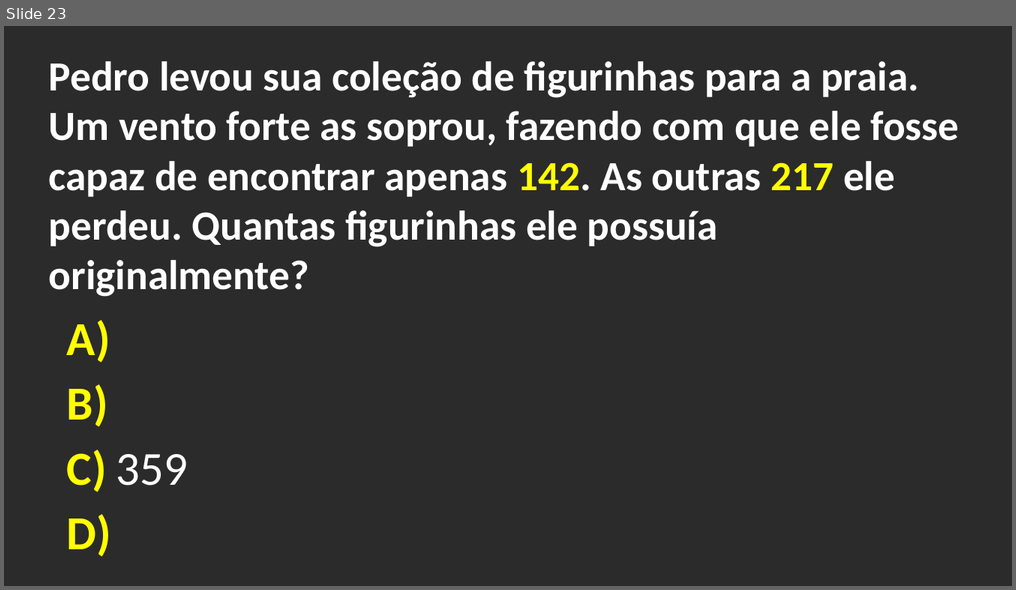
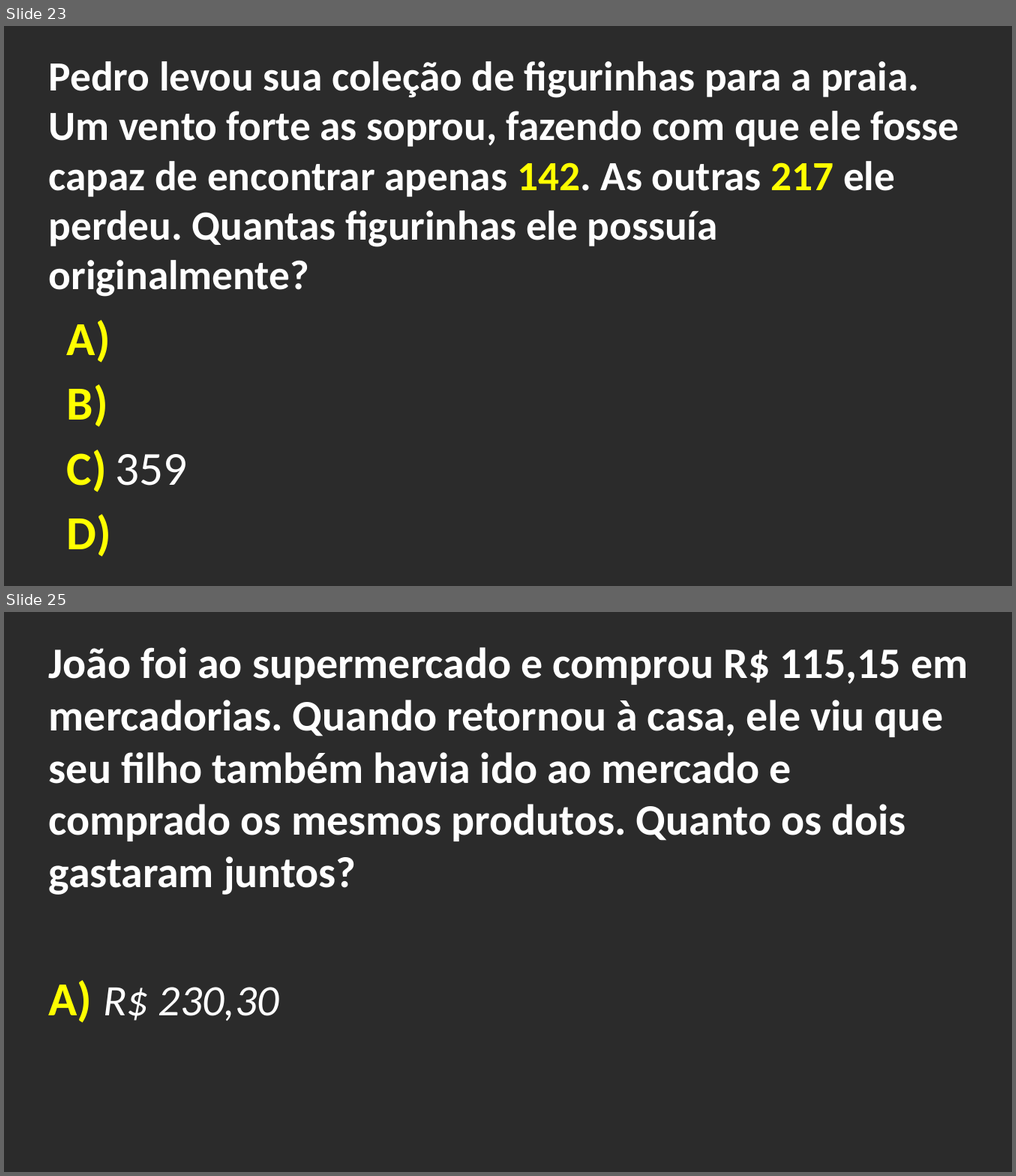
Before and after one commit to jmarysystems/jmarysystems.github.io, a slide deck: Perguntas_e_Respostas/Matemática/Aritmetica/Adicao/lista_001_exe_adicao/lista_001_exe_adicao.pptx. Shown one above the other, each under a label of ours: slide 23 before the commit, slides 23 and 25 after it; the slides between them are not shown. The pictures are 1016x590 and 1016x1176 pixels, drawn with LibreOffice and Linux fonts; fonts in the diff are those of the drawing; background and template pictures are left out; a plain dark background stands for a picture behind light text. Boxes give left, top, right and bottom in pixels: in the first picture for what was removed or moved away, otherwise in the second. Text is boxed around its words. In the diff, an @@ line names an element or a change of style, - is before the commit and + after.

```diff
--- a/Perguntas_e_Respostas/Matemática/Aritmetica/Adicao/lista_001_exe_adicao/lista_001_exe_adicao.pptx
+++ b/Perguntas_e_Respostas/Matemática/Aritmetica/Adicao/lista_001_exe_adicao/lista_001_exe_adicao.pptx
@@ slide 25 added at bbox=[4, 612, 1012, 1172], background picture (left out) @@
@@ text added at bbox=[49, 647, 968, 895], 22 pt, text #FFFFFF, bold @@
+João foi ao supermercado e comprou R$ 115,15 em mercadorias. Quando retornou à casa, ele viu que seu filho também havia ido ao mercado e comprado os mesmos produtos. Quanto os dois gastaram juntos?
@@ text added at bbox=[49, 980, 279, 1023], 22 pt, text #FFFFFF, italic @@
+A) R$ 230,30
```
Also in this commit, not shown: 7 other slides added, 19 other files.
